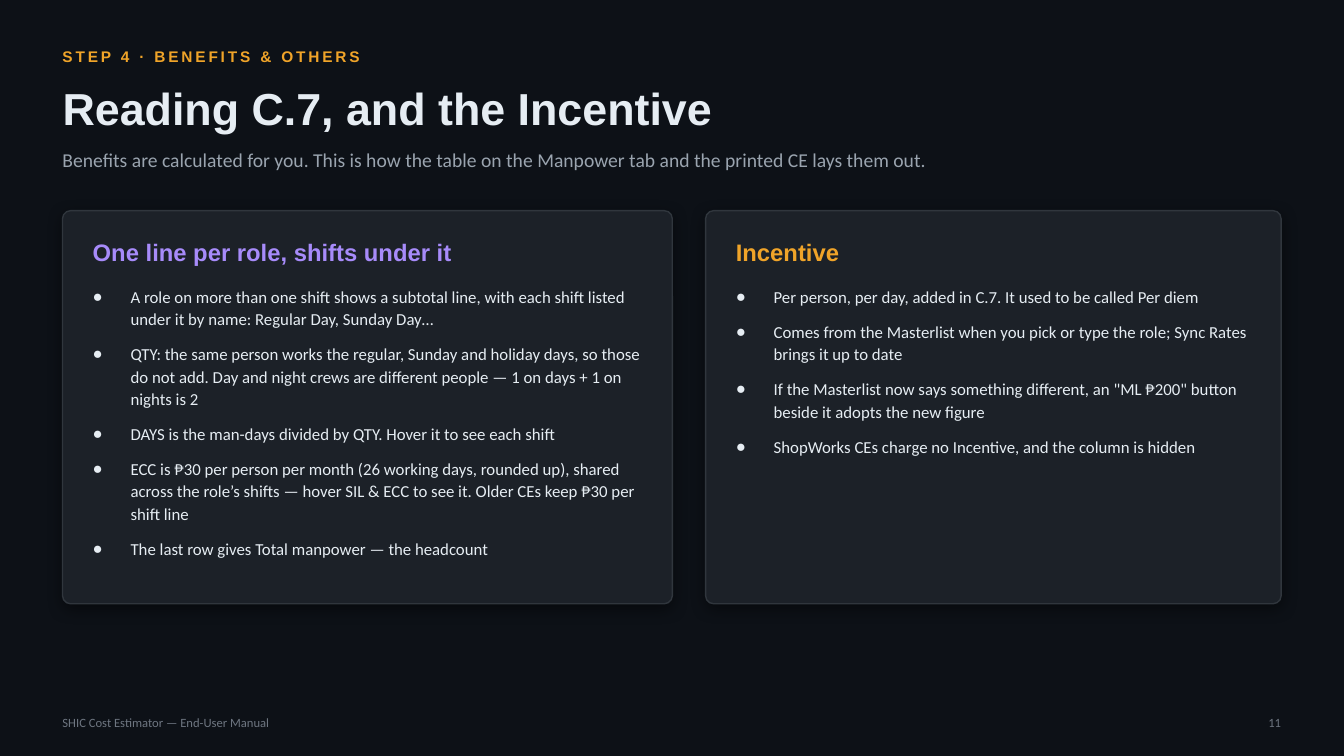
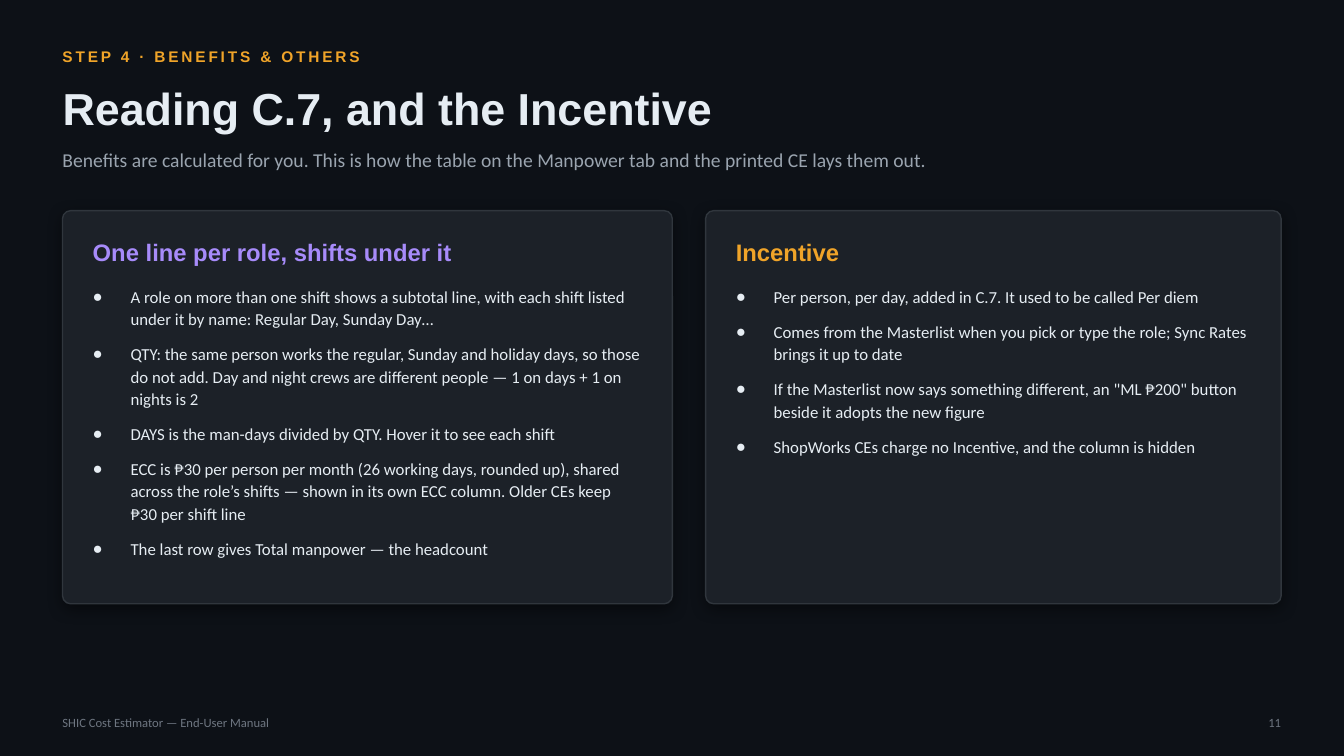
Before and after one commit to SYNERCORE/CostEstimation, a slide deck: slide 11 of docs/SHIC-Cost-Estimator-User-Manual.pptx. Drawn at 1344x756 pixels with LibreOffice and Linux fonts; fonts in the diff are those of the drawing. Boxes give left, top, right and bottom in pixels: in the first picture for what was removed or moved away, otherwise in the second. Text is boxed around its words. In the diff, an @@ line names an element or a change of style, - is before the commit and + after.

```diff
--- a/docs/SHIC-Cost-Estimator-User-Manual.pptx
+++ b/docs/SHIC-Cost-Estimator-User-Manual.pptx
@@ text at (131,463,619,523): text changed @@
-● ECC is ₱30 per person per month (26 working days, rounded up), shared across the role’s shifts — hover SIL & ECC to see it. Older CEs keep ₱30 per shift line
+● ECC is ₱30 per person per month (26 working days, rounded up), shared across the role’s shifts — shown in its own ECC column. Older CEs keep ₱30 per shift line
```
Also in this commit, not shown: 4 other slides changed.
